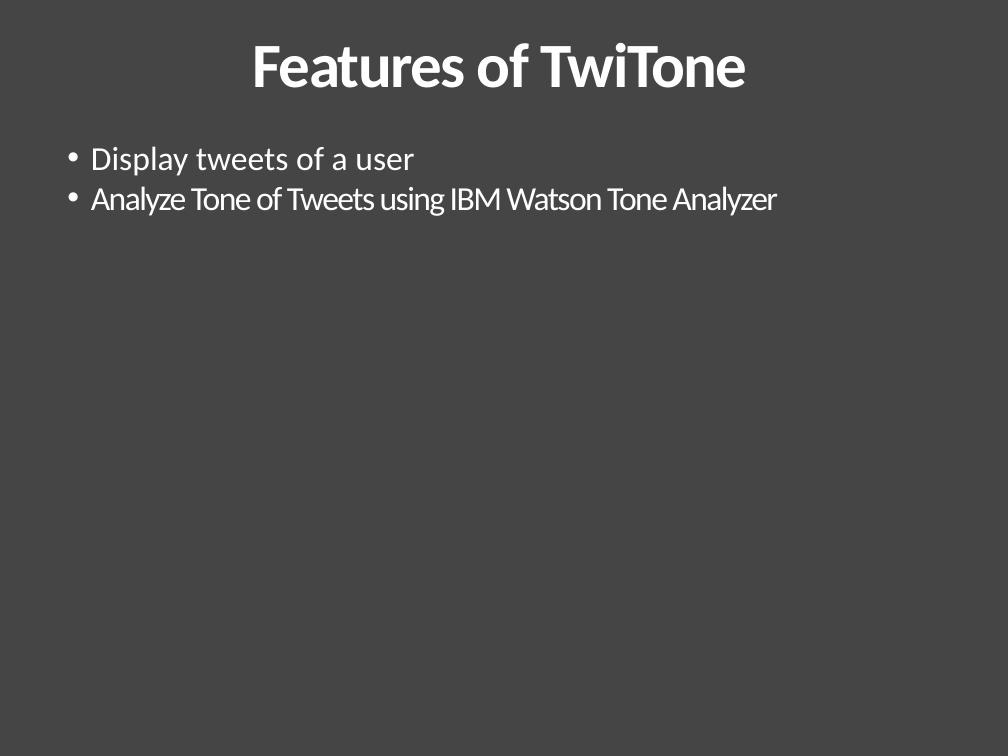
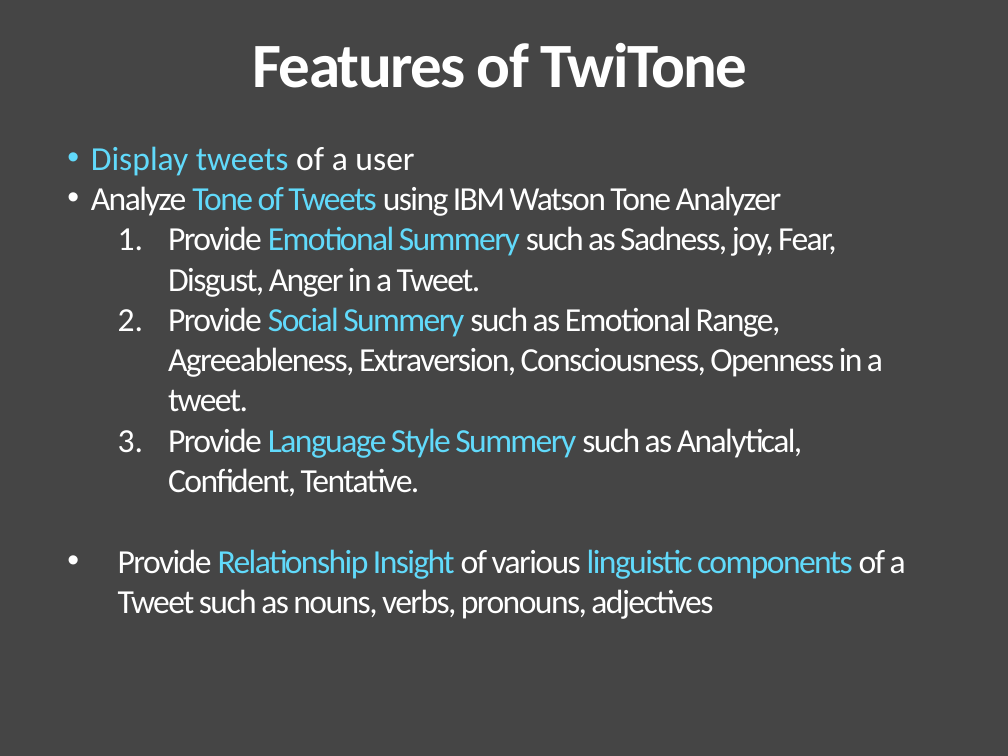
Before and after one commit to LadwaAditya/TwiTone, a slide deck: slide 3 of Presentation.pptx. Drawn at 1008x756 pixels with LibreOffice and Linux fonts; fonts in the diff are those of the drawing. Boxes give left, top, right and bottom in pixels: in the first picture for what was removed or moved away, otherwise in the second. Text is boxed around its words. In the diff, an @@ line names an element or a change of style, - is before the commit and + after.

```diff
--- a/Presentation.pptx
+++ b/Presentation.pptx
@@ text at [91, 146, 782, 216]: text colour #FFFFFF to #61DAFB in "Display tweets", "Tone of Tweets" @@
@@ text at [118, 226, 906, 619]: paragraphs added @@
+  1. Provide Emotional Summery such as Sadness, joy, Fear, Disgust, Anger in a Tweet.
+  2. Provide Social Summery such as Emotional Range, Agreeableness, Extraversion, Consciousness, Openness in a tweet.
+  3. Provide Language Style Summery such as Analytical, Confident, Tentative.
+• Provide Relationship Insight of various linguistic components of a Tweet such as nouns, verbs, pronouns, adjectives
```
Also in this commit, not shown: 1 other slide changed, 2 slides added, 3 slides removed.
